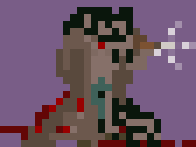
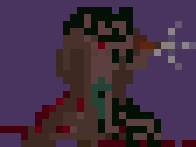
The second w=196, h=147 image is a revision of the first. Changes to its layers:
pixels changed over 0, 0, 196, 147 (layer not identified)
